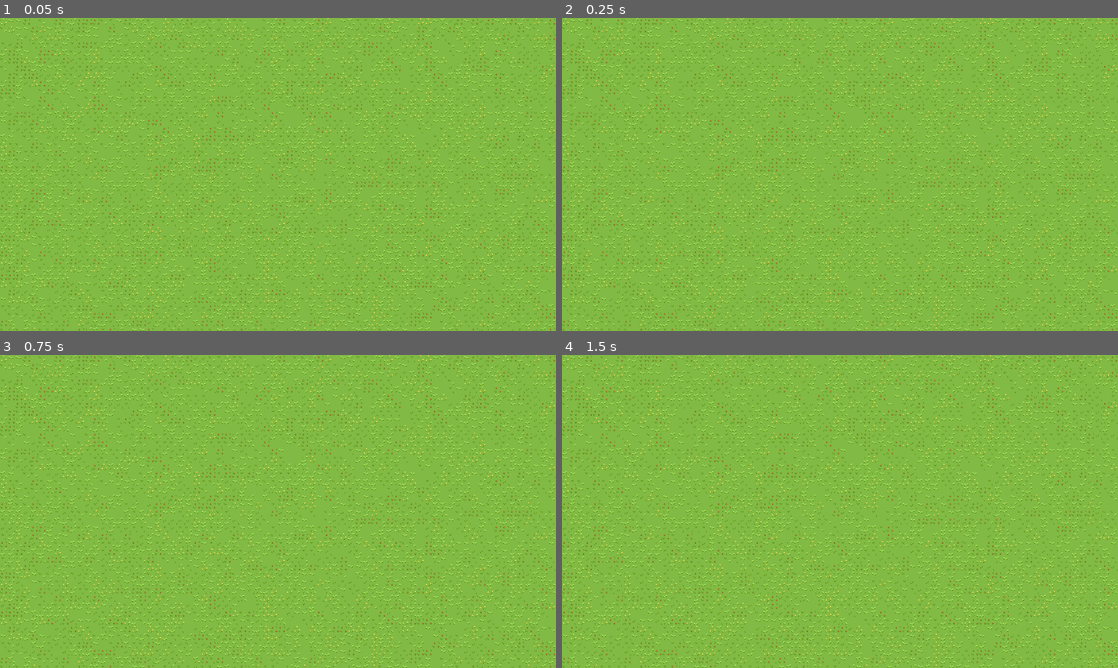
Above: before the commit, frames 1-4 (two rows, left to right).
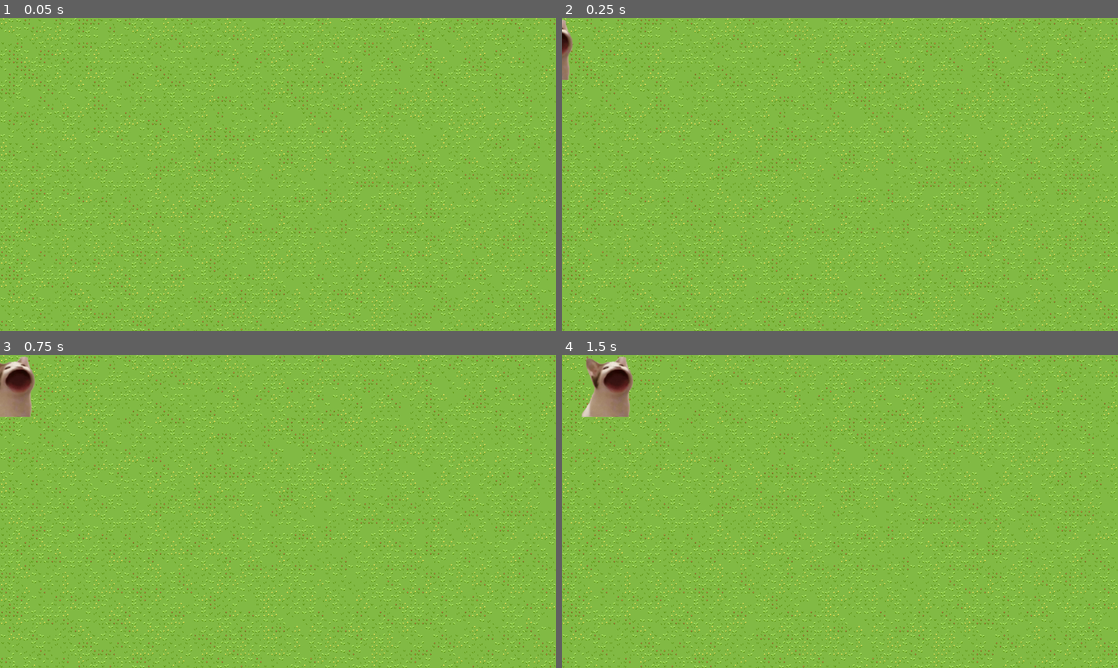
Above: after the commit, the same moments.

Repository: 9er-tom/gemjem-ludem-55
Game: Godot game, scene res://scenes/main.tscn
Same seed, same stepped clock (60 frames per second), same inputs: the game is played once before the commit and once after it.
Inputs (mouse positions are in pixels of both pictures, inside the frame that each line leads up to):
- Up to frame 1 (0.05 s): no input
- Up to frame 2 (0.25 s): no input
- Up to frame 3 (0.75 s): move the mouse to (400, 495) at 0.52 s; click (400, 495) at 0.6 s
- Up to frame 4 (1.5 s): move the mouse to (728, 527) at 1.27 s; click (728, 527) at 1.35 s

Frame 1 is identical in both runs. In frame 2, 0.3% of the frame differs, in the area x 0-2%, y 0-20%; in frame 3, 1.0%; in frame 4, 1.3%, in the area x 3-13%, y 0-20%.

Commit message:
FIRST COMMIT

Diff:
--- /dev/null
+++ b/jem-2d/mobs/enemy.tscn
@@ -0,0 +1,38 @@
+[gd_scene load_steps=6 format=3 uid="uid://b5n88yfw6oj4a"]
+
+[ext_resource type="Texture2D" uid="uid://by6nn225324ql" path="res://assets/img/popcat/pop_0.png" id="1_syysa"]
+[ext_resource type="Texture2D" uid="uid://bqmav7q304qvn" path="res://assets/img/popcat/pop_1.png" id="2_cxlqu"]
+[ext_resource type="Script" path="res://scripts/enemy_logic.gd" id="2_rmh6d"]
+[ext_resource type="Script" path="res://scripts/health.gd" id="4_0ie4n"]
+
+[sub_resource type="SpriteFrames" id="SpriteFrames_8kcrp"]
+animations = [{
+"frames": [{
+"duration": 1.0,
+"texture": ExtResource("1_syysa")
+}, {
+"duration": 1.0,
+"texture": ExtResource("2_cxlqu")
+}],
+"loop": true,
+"name": &"pop_placeholder_anim",
+"speed": 5.0
+}]
+
+[node name="AnimatedSprite2D" type="AnimatedSprite2D"]
+texture_filter = 1
+sprite_frames = SubResource("SpriteFrames_8kcrp")
+animation = &"pop_placeholder_anim"
+frame_progress = 0.907793
+
+[node name="enemy" type="Node" parent="."]
+script = ExtResource("2_rmh6d")
+
+[node name="health" type="Node" parent="enemy"]
+script = ExtResource("4_0ie4n")
+
+[node name="Timer" type="Timer" parent="."]
+process_callback = 0
+wait_time = 2.0
+
+[connection signal="timeout" from="Timer" to="enemy" method="_on_timer_timeout"]
--- a/jem-2d/project.godot
+++ b/jem-2d/project.godot
@@ -19,6 +19,10 @@
 
 window/stretch/mode="viewport"
 
+[dotnet]
+
+project/assembly_name="Jem-2d"
+
 [input]
 
 click={
--- a/jem-2d/scenes/tile_map.tscn
+++ b/jem-2d/scenes/tile_map.tscn
@@ -1,8 +1,14 @@
-[gd_scene load_steps=2 format=3 uid="uid://wvj05l8teigh"]
+[gd_scene load_steps=3 format=3 uid="uid://wvj05l8teigh"]
 
 [ext_resource type="TileSet" uid="uid://bov437y6bk4w5" path="res://assets/tiles/grass.tres" id="1_x1rxh"]
+[ext_resource type="PackedScene" uid="uid://b5n88yfw6oj4a" path="res://mobs/enemy.tscn" id="2_l5fp2"]
 
 [node name="TileMap" type="TileMap"]
 tile_set = ExtResource("1_x1rxh")
 format = 2
 layer_0/tile_data = PackedInt32Array(0, 327680, 2, 65536, 327680, 0, 131072, 196608, 1, 196608, 196608, 0, 262144, 2621 …(57435 unchanged characters)…
+
+[node name="AnimatedSprite2D" parent="." instance=ExtResource("2_l5fp2")]
+position = Vector2(-56, 65)
+scale = Vector2(0.135, 0.135)
+frame_progress = 0.0
--- /dev/null
+++ b/jem-2d/scripts/enemy_logic.gd
@@ -0,0 +1,24 @@
+class_name enemy
+extends Node
+
+@onready var animated_sprite_2d = get_parent();
+
+# Speed at which the sprite will move
+var speed = 100
+
+func _ready():
+	# Get the Timer node and connect its timeout signal to this script
+	$"../Timer".start()
+
+func _process(delta):
+	var velocity = Vector2() # The sprite's movement vector
+
+	velocity.x += 1
+	animated_sprite_2d.play() # Replace "walk" with your walking animation name
+
+	velocity = velocity.normalized() * speed
+	animated_sprite_2d.position += velocity * delta
+
+
+func _on_timer_timeout():
+	animated_sprite_2d.flip_h = !animated_sprite_2d.flip_h # Flip the sprite horizontally
--- /dev/null
+++ b/jem-2d/scripts/health.gd
@@ -0,0 +1,12 @@
+class_name health
+extends Node
+
+
+# Called when the node enters the scene tree for the first time.
+func _ready():
+	pass # Replace with function body.
+
+
+# Called every frame. 'delta' is the elapsed time since the previous frame.
+func _process(delta):
+	pass
